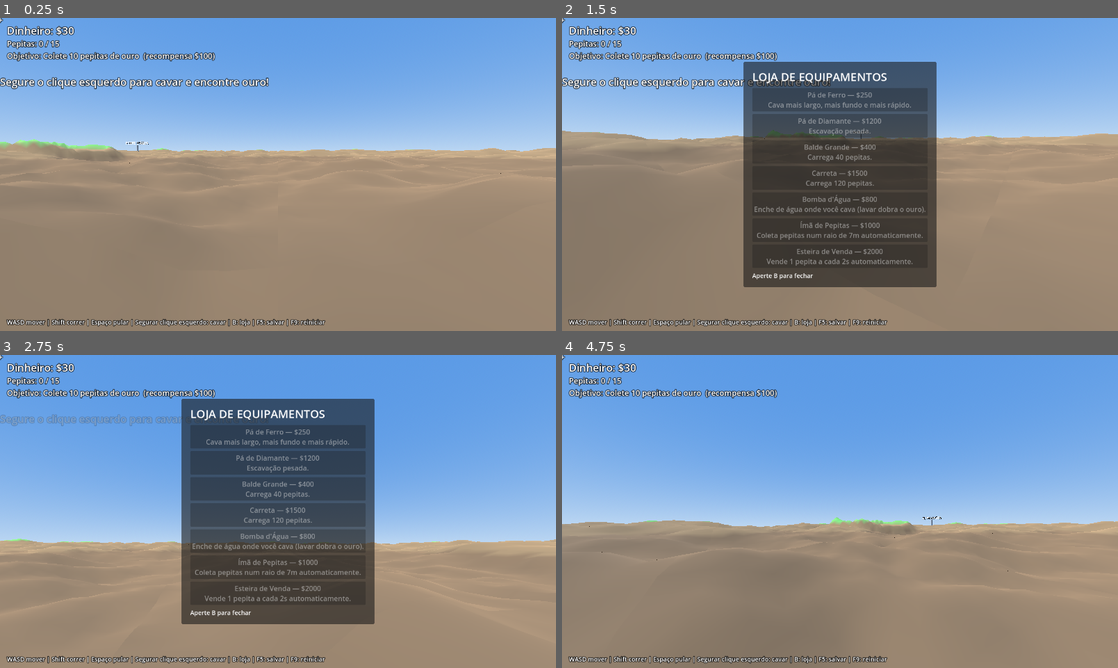
Above: before the commit, frames 1-4 (two rows, left to right).
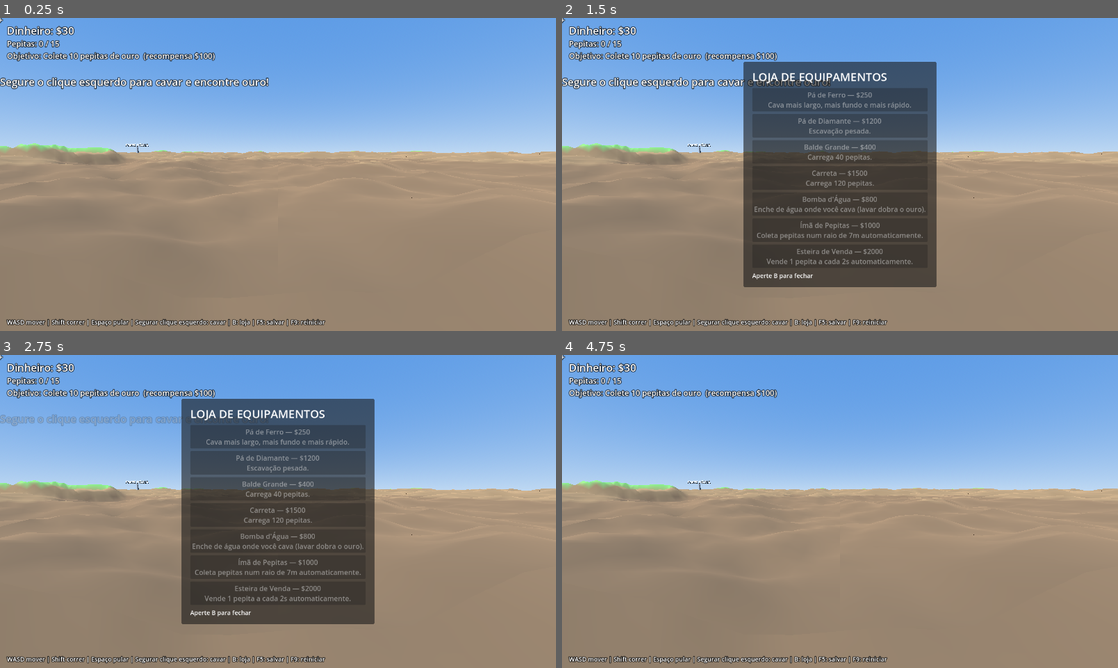
Above: after the commit, the same moments.

Repository: cepedf/hydroneer-releitura-2
Game: Godot game, scene res://scenes/main.tscn
The game is run twice, just before and just after one commit, with the same random seed, the same clock (stepped at 60 frames per second) and the same inputs.
Inputs (mouse positions are in pixels of both pictures, inside the frame that each line leads up to):
- Up to frame 1 (0.25 s): no input
- Up to frame 2 (1.5 s): move the mouse to (867, 174) at 0.52 s; press the mouse at (867, 174) at 0.53 s; hold W (move_forward) 0.53-1.28 s; tap Space (jump) at 0.77 s; tap B (shop) at 0.8, 1.25, 1.35 s; move the mouse to (728, 190) at 1.27 s; release the mouse at (728, 190) at 1.28 s; hold S (move_back) from 1.28 s (still down)
- Up to frame 3 (2.75 s): tap Space (jump) at 1.52 s; click (166, 527) at 1.55 s; tap B (shop) at 2, 2.3 s; move the mouse to (333, 442) at 2.02 s; release S (move_back) at 2.03 s; press the mouse at (333, 442) at 2.03 s; hold D (move_right) from 2.03 s (still down)
- Up to frame 4 (4.75 s): tap B (shop) at 2.75, 3.8, 4.25 s; move the mouse to (812, 574) at 2.77 s; release D (move_right) at 2.78 s; release the mouse at (812, 574) at 2.78 s; hold W (move_forward) 2.78-4.28 s; tap E (sell) at 2.85 s; tap Space (jump) at 3.02, 3.77, 4.52 s; click (812, 574) at 3.05 s; move the mouse to (878, 514) at 3.52 s; hold Shift (sprint) 3.53-4.28 s; click (878, 514) at 3.67 s; move the mouse to (673, 464) at 4.27 s; hold A (move_left) from 4.28 s (still down); click (673, 464) at 4.35 s

The runs differ from the first frame. In frame 1, 1.7% of the frame differs, in the area x 0-100%, y 38-60%; in frame 2, 6.6%; in frame 3, 33%, in the area x 0-100%, y 22-90%; in frame 4, 26%.
Error after the commit: Invalid access to property or key 'menu_open' on a base object of type 'Node3D (main.gd)'. (res://scripts/player.gd:43)

Commit message:
M1: primeira pessoa com mira delegada ao game e suporte a construir/escovar

Diff:
--- a/scripts/player.gd
+++ b/scripts/player.gd
@@ -1,5 +1,6 @@
 extends Node3D
-## Jogador em primeira pessoa com escavação por raio.
+## Jogador em primeira pessoa (câmera idêntica a Hydroneer).
+## Movimento, mira e clique; toda a lógica fica no main (game).
 
 const SPEED := 6.0
 const RUN_SPEED := 10.0
@@ -10,7 +11,6 @@
 var terrain: Node3D
 var game: Node3D
 
-var _pivot: Node3D
 var _camera: Camera3D
 var _yaw := 0.0
 var _pitch := -0.1
@@ -18,28 +18,29 @@
 
 
 func _ready() -> void:
-	_pivot = Node3D.new()
-	add_child(_pivot)
 	_camera = Camera3D.new()
-	_pivot.add_child(_camera)
+	add_child(_camera)
 	_camera.position = Vector3(0, 1.6, 0)
 	_camera.rotation.x = _pitch
 	_camera.current = true
+	_camera.far = 400.0
 	Input.mouse_mode = Input.MOUSE_MODE_CAPTURED
 
 
 func _unhandled_input(event: InputEvent) -> void:
-	if game != null and game.shop_open:
+	if game != null and (game.menu_open or game.hud.intro_visible()):
 		return
 	if event is InputEventMouseMotion and Input.mouse_mode == Input.MOUSE_MODE_CAPTURED:
 		_yaw -= event.relative.x * MOUSE_SENS
 		_pitch = clampf(_pitch - event.relative.y * MOUSE_SENS * 0.6, -1.35, 1.35)
-		_pivot.rotation.y = _yaw
+		rotation.y = _yaw
 		_camera.rotation.x = _pitch
 
 
 func _physics_process(delta: float) -> void:
-	if terrain == null or (game != null and game.shop_open):
+	if terrain == null or game == null:
+		return
+	if game.menu_open or game.hud.intro_visible():
 		return
 	var input_vec := Input.get_vector("move_left", "move_right", "move_forward", "move_back")
 	var dir := Vector3(input_vec.x, 0, input_vec.y).rotated(Vector3.UP, _yaw)
@@ -60,10 +61,15 @@
 		global_position.y = ground
 		_vy = 0.0
 
+	var hit := _ground_point()
+	if hit != Vector3.ZERO:
+		game.update_aim(hit, true)
+	else:
+		game.update_aim(Vector3.ZERO, false)
+	if Input.is_action_just_pressed("dig"):
+		game.on_click()
 	if Input.is_action_pressed("dig"):
-		var hit := _ground_point()
-		if hit != Vector3.ZERO:
-			game.try_dig(hit)
+		game.tool_hold(delta)
 
 
 func _ground_point() -> Vector3:
